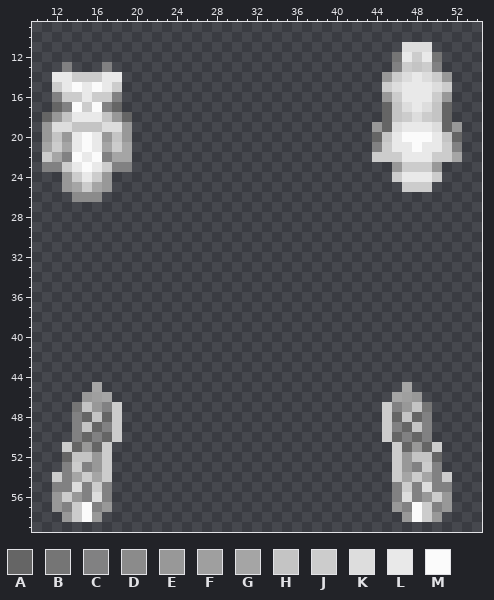
Two states of a pixel-art sprite, Resources/Textures/_Starlight/Mobs/Species/Resomi/parts.rsi/torso_m.png. This is how it looked before the edit.
The file is 64x64 pixels. Colours within 5 levels of each other are drawn and written as one. Shown: x 10..54, y 9..59.
Palette (. is transparent): A #656565  B #757575  C #818182  D #8b8b8b  E #989898  F #9f9f9f  G #a5a5a5  H #c4c4c4  J #cccccc  K #dddddd  L #e9e9e9  M #fbfbfb
Pixels before, first column x 11:
11 ....................................KKK...
12 ...................................BLJLB..
13 ..C...C............................CJHJC..
14 .LLJJJLL..........................EJKLKJE.
15 .JLMLMLJ..........................JKLLLKJ.
16 .CJJLJJC..........................EJLLLJE.
17 .ACMJMCA..........................AHKLKHA.
18 AEHLLLHEA.........................AHJKJHA.
19 EKKHHHKKE........................EAKLLLKAE
20 EHELMLEHE........................AHLMMMLHA
21 GJGLMLGJG........................CJLLMLLJC
22 JGCMLMCGG........................JJJLLLJJG
23 CCJLMLJCC..........................EJJJE..
24 ..EJLJE............................JLLLJ..
25 ..EGJGE.............................JJJ...
26 ...DDD....................................
27 ..........................................
28 ..........................................
29 ..........................................
30 ..........................................
31 ..........................................
32 ..........................................
33 ..........................................
34 ..........................................
35 ..........................................
36 ..........................................
37 ..........................................
38 ..........................................
39 ..........................................
40 ..........................................
41 ..........................................
42 ..........................................
43 ..........................................
44 ..........................................
45 .....G..............................G.....
46 ....EFG............................GFE....
47 ...BHECJ..........................JCEHB...
48 ...CAHAJ..........................JAHAC...
49 ...CHACJ..........................JCAHC...
50 ...CACAJ..........................JACAC...
51 ..JAEAJ............................JAEAJ..
52 ..AHHEJ............................JEHHA..
53 ..CJCEJ............................JECJC..
54 .JCGJGJ............................JGJGCJ.
55 .CCKCJC............................CJCKCC.
56 .EJECKC............................CKCEJE.
57 .ECJMCE............................ECMJCE.
58 ..EJME..............................EMJE..
Now the later version:
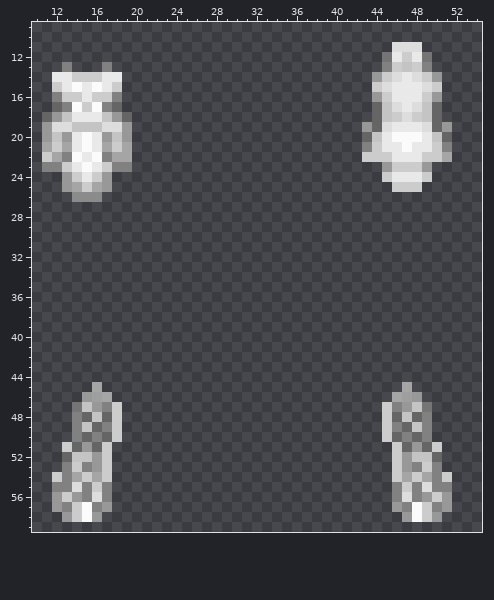
Diff:
Changed rows in their new state; - is an unchanged pixel.
first column x 43:
11 ---K--.---
12 --BLJLB.--
13 --CJHJC.--
14 -EJKLKJE.-
15 -JKL--KJ.-
16 -EJL--JE.-
17 -AHKLKHA.-
18 -AHJKJHA.-
19 EAKL--KAE.
20 AHLM--LHA.
21 CJL-ML-JC.
22 J--L--J-G.
23 --EJ--E.--
24 --JL--J.--
25 ---J--.---
Boxes around the changes in both pictures, in picture pixels (x1, y1, x2, y2):
changed: (362, 42, 462, 192)
